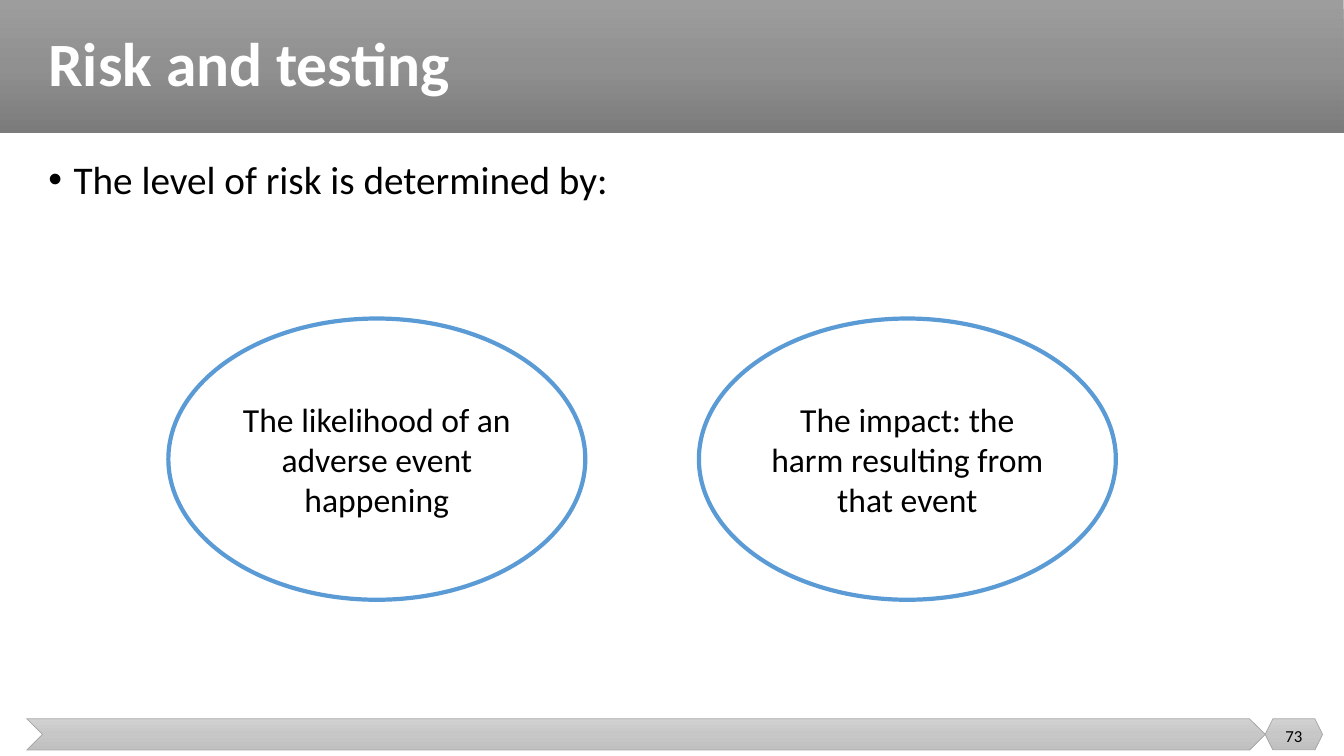
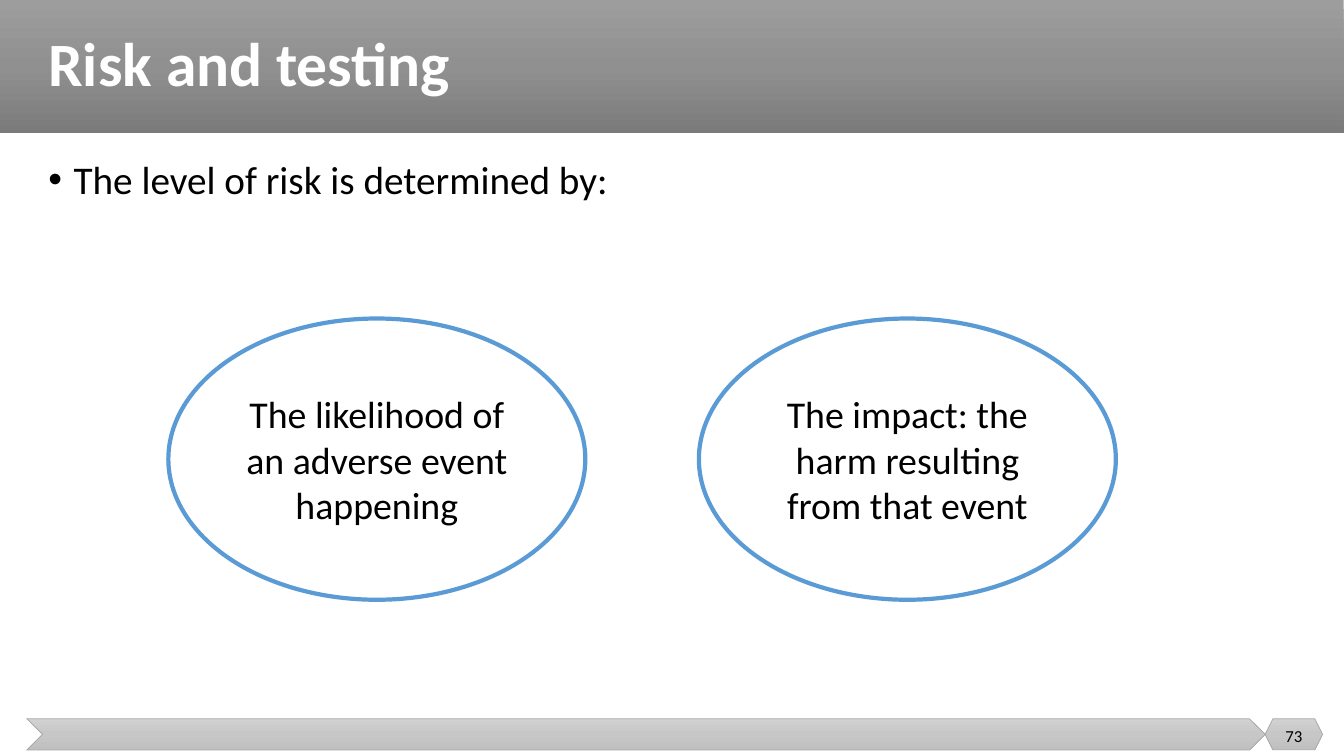
Before and after one commit to malenezi/malenezi, a slide deck: slide 73 of SE401/Lectures/5-Test Management/Test Management.pptx. Drawn at 1344x756 pixels with LibreOffice and Linux fonts; fonts in the diff are those of the drawing. Boxes give left, top, right and bottom in pixels: in the first picture for what was removed or moved away, otherwise in the second. Text is boxed around its words. In the diff, an @@ line names an element or a change of style, - is before the commit and + after.

```diff
--- a/SE401/Lectures/5-Test Management/Test Management.pptx
+++ b/SE401/Lectures/5-Test Management/Test Management.pptx
@@ ellipse "The likelihood of an adverse ..." at <box>168,319,586,600</box>: size 24 to 27 pt @@
@@ ellipse "The impact: the harm resulting ..." at <box>699,319,1116,600</box>: size 24 to 27 pt @@
```
Also in this commit, not shown: 15 other slides changed, 1 other file.
